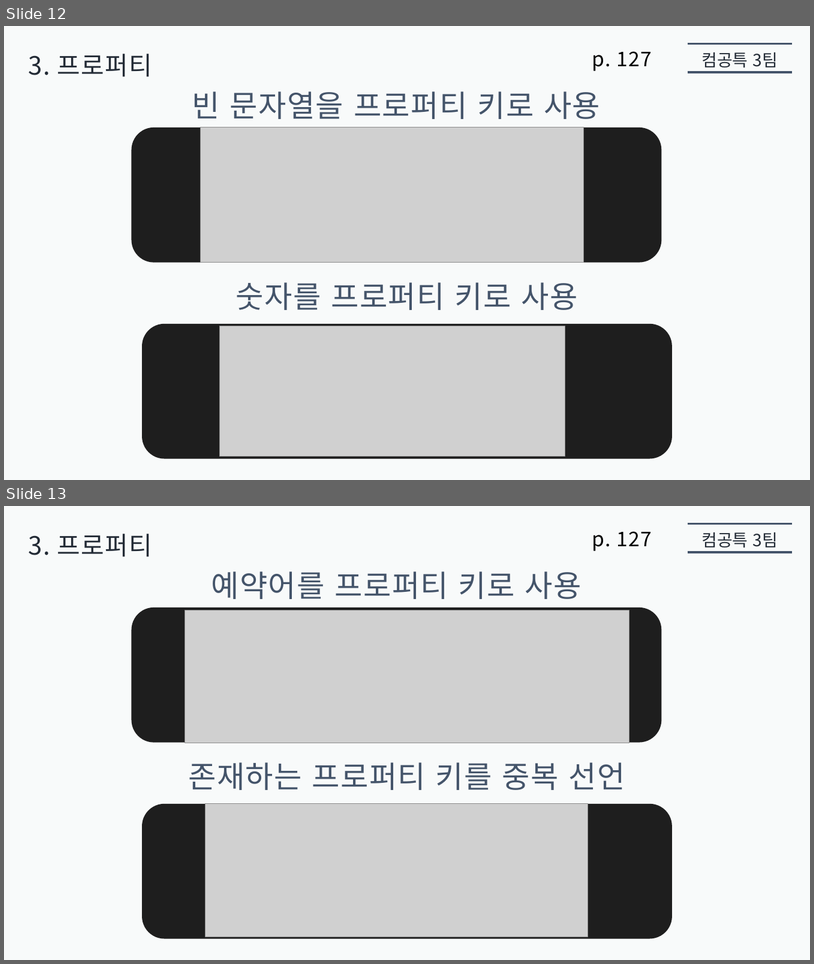
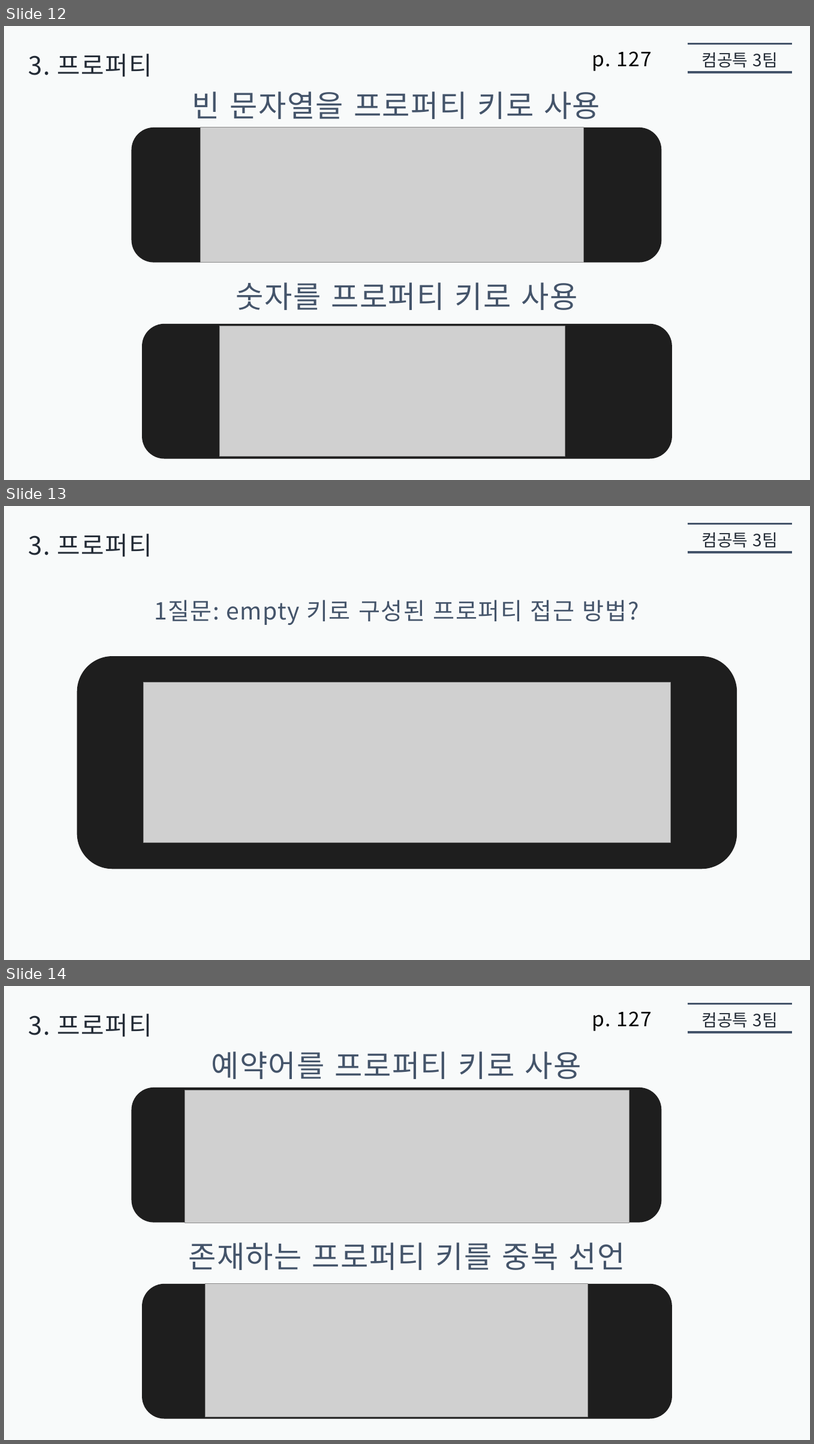
Before and after one commit to jaehoo1/Modern-JavaScript-Deep-Dive, a slide deck: 05. 객체 리터럴/presentation5/Alisherka7/알레셰르.pptx. Shown one above the other, each under a label of ours: slides 12 and 13 before the commit, slides 12, 13 and 14 after it. The pictures are 814x964 and 814x1444 pixels, drawn with LibreOffice and Linux fonts; fonts in the diff are those of the drawing; grey boxes stand for pictures. Boxes give left, top, right and bottom in pixels: in the first picture for what was removed or moved away, otherwise in the second. Text is boxed around its words. In the diff, an @@ line names an element or a change of style, - is before the commit and + after.

Commit message:
퀴즈 페이지 삽입

```diff
--- a/05. 객체 리터럴/presentation5/Alisherka7/알레셰르.pptx
+++ b/05. 객체 리터럴/presentation5/Alisherka7/알레셰르.pptx
@@ slide 13 added at bbox=[4, 506, 810, 960], background #F8FAFA @@
@@ line added from (688, 523) to (792, 523), #44546A 2.75 pt @@
@@ text added at bbox=[28, 534, 153, 557], 30 pt, text #222A35 @@
+3. 프로퍼티
@@ text added at bbox=[702, 532, 778, 547], 20 pt, text #222A35 @@
+컴공특 3팀
@@ line added from (688, 552) to (792, 552), #44546A 2.75 pt @@
@@ text added at bbox=[154, 600, 639, 625], 28 pt, text #44546A @@
+1질문: empty 키로 구성된 프로퍼티 접근 방법?
@@ rounded rectangle added at bbox=[77, 656, 738, 868], fill #1E1E1E @@
@@ picture added at bbox=[144, 682, 671, 843] @@
@@ what was slide 13 is now slide 14 @@
```
